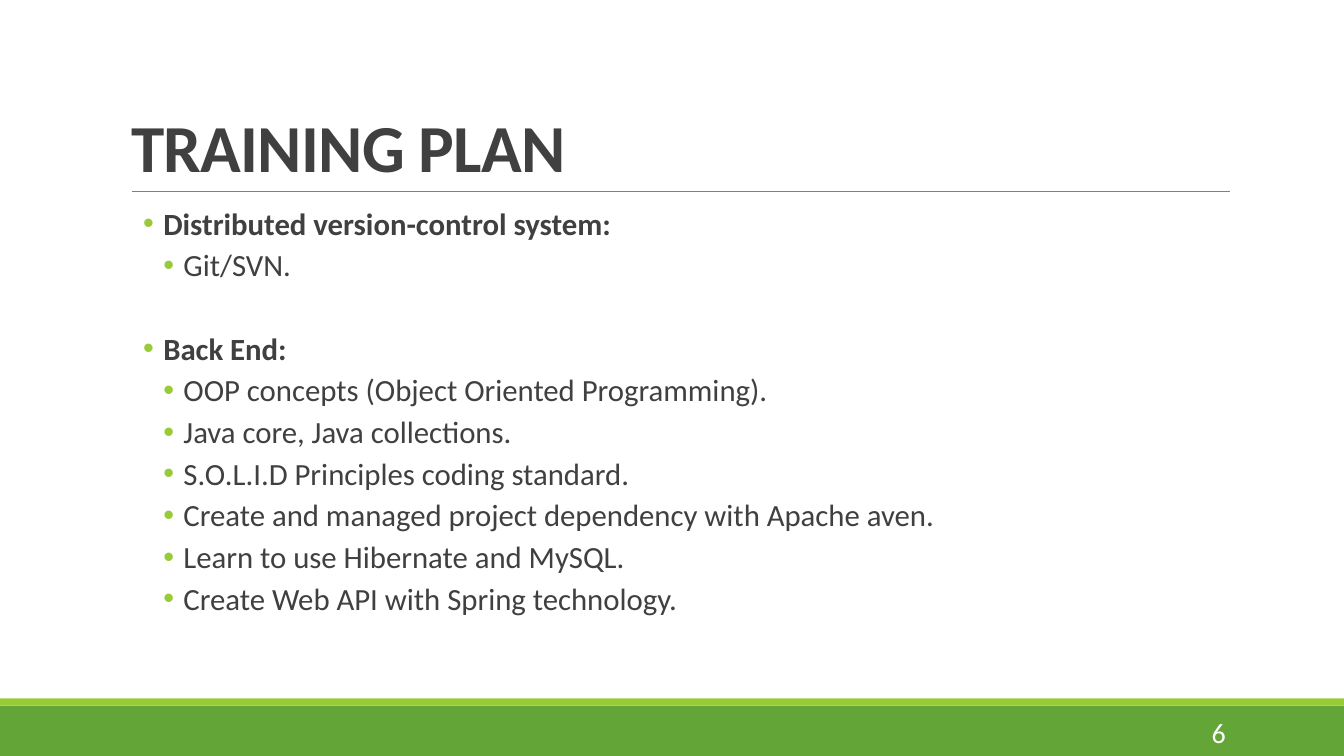
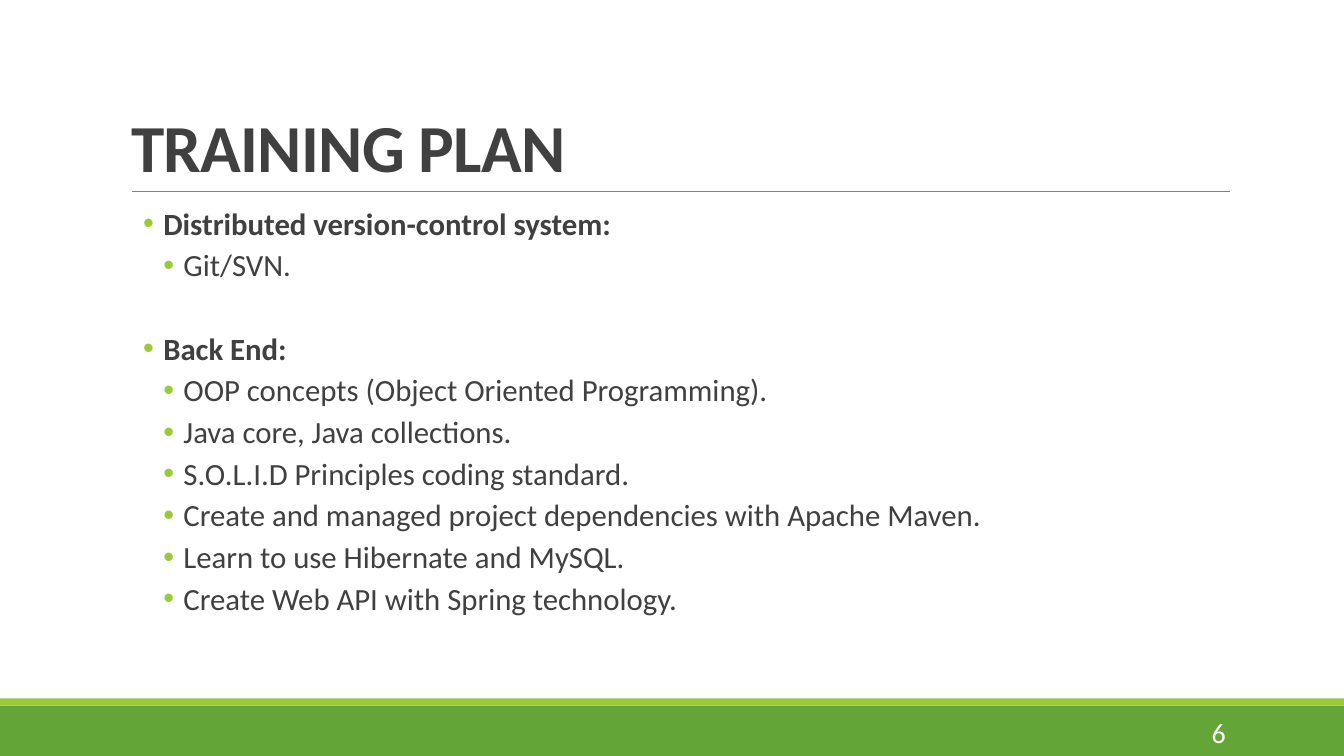
Before and after one commit to nhatquang9198/Restaurant-Booking-System, a slide deck: slide 6 of presentation.pptx. Drawn at 1344x756 pixels with LibreOffice and Linux fonts; fonts in the diff are those of the drawing. Boxes give left, top, right and bottom in pixels: in the first picture for what was removed or moved away, otherwise in the second. Text is boxed around its words. In the diff, an @@ line names an element or a change of style, - is before the commit and + after.

```diff
--- a/presentation.pptx
+++ b/presentation.pptx
@@ text at [183,504,980,532]: text changed @@
-    • Create and managed project dependency with Apache aven.
+    • Create and managed project dependencies with Apache Maven.
```
Also in this commit, not shown: 3 other slides changed, 1 slide added, 3 other files.
